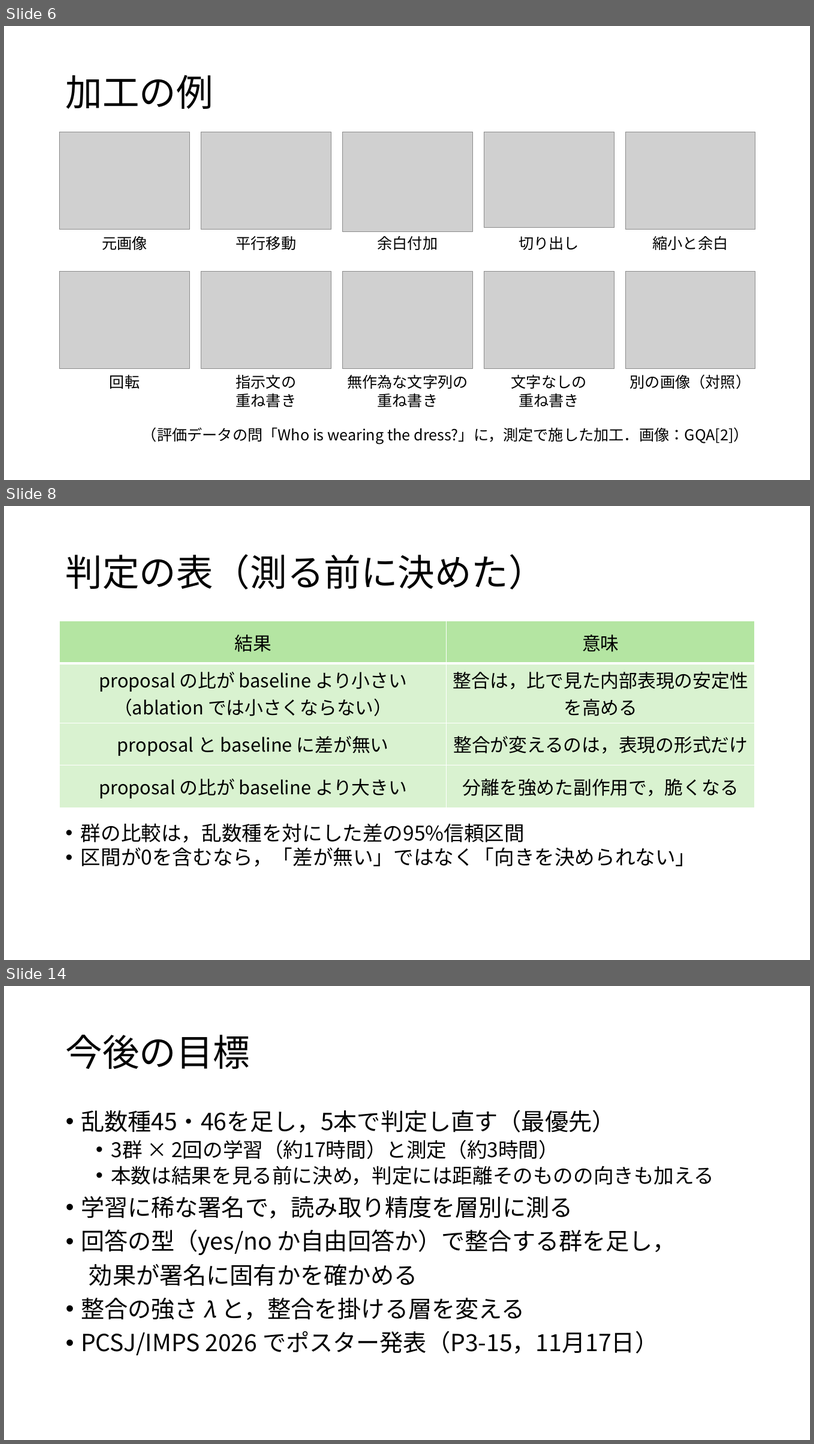
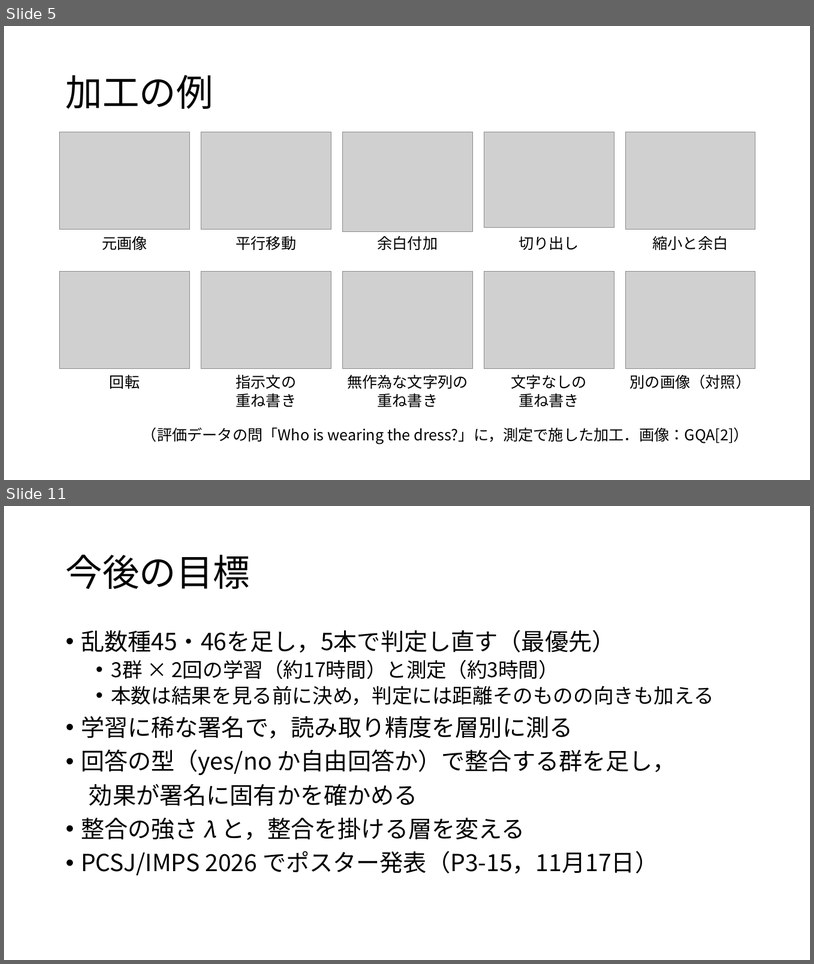
Before and after one commit to tomoking2004/cotar, a slide deck: presentations/20261030_進捗報告.pptx. Shown one above the other, each under a label of ours: slides 6, 8 and 14 before the commit, slides 5 and 11 after it; the slides between them are not shown. The pictures are 814x1444 and 814x964 pixels, drawn with LibreOffice and Linux fonts; fonts in the diff are those of the drawing; grey boxes stand for pictures. Boxes give left, top, right and bottom in pixels: in the first picture for what was removed or moved away, otherwise in the second. Text is boxed around its words. In the diff, an @@ line names an element or a change of style, - is before the commit and + after.

```diff
--- a/presentations/20261030_進捗報告.pptx
+++ b/presentations/20261030_進捗報告.pptx
@@ slide 8 removed at <box>4,506,810,960</box>, background #FFFFFF @@
@@ title removed at <box>65,554,546,589</box> @@
-判定の表（測る前に決めた）
@@ table removed at <box>60,621,755,801</box>, 4 rows, 2 columns @@
-結果 | 意味
-proposal の比が baseline より小さい （ablation では小さくならない） | 整合は，比で見た内部表現の安定性を高める
-proposal と baseline に差が無い | 整合が変えるのは，表現の形式だけ
-proposal の比が baseline より大きい | 分離を強めた副作用で，脆くなる
@@ text removed at <box>81,823,696,867</box> @@
-• 群の比較は，乱数種を対にした差の95%信頼区間
-• 区間が0を含むなら，「差が無い」ではなく「向きを決められない」
@@ what was slide 6 is now slide 5 @@
@@ what was slide 14 is now slide 11 @@
```
Also in this commit, not shown: 5 slides changed, 2 other slides removed.
